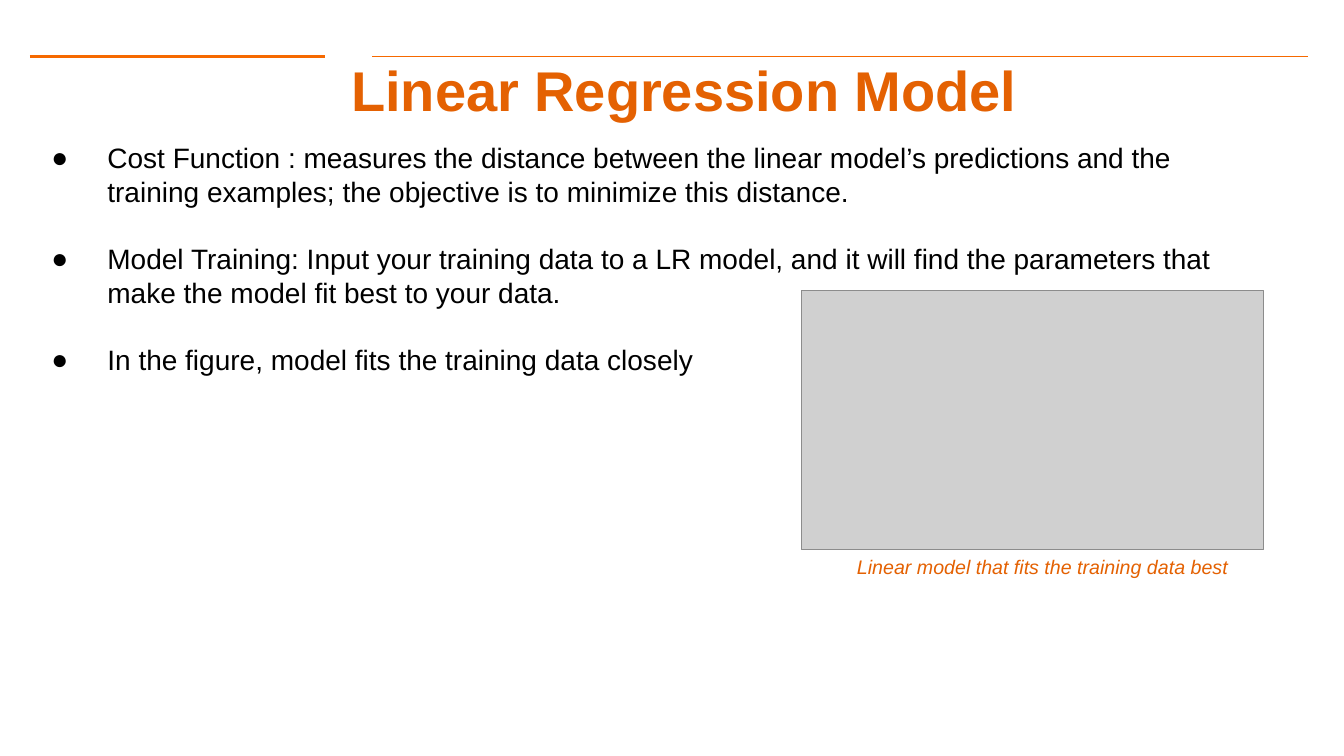
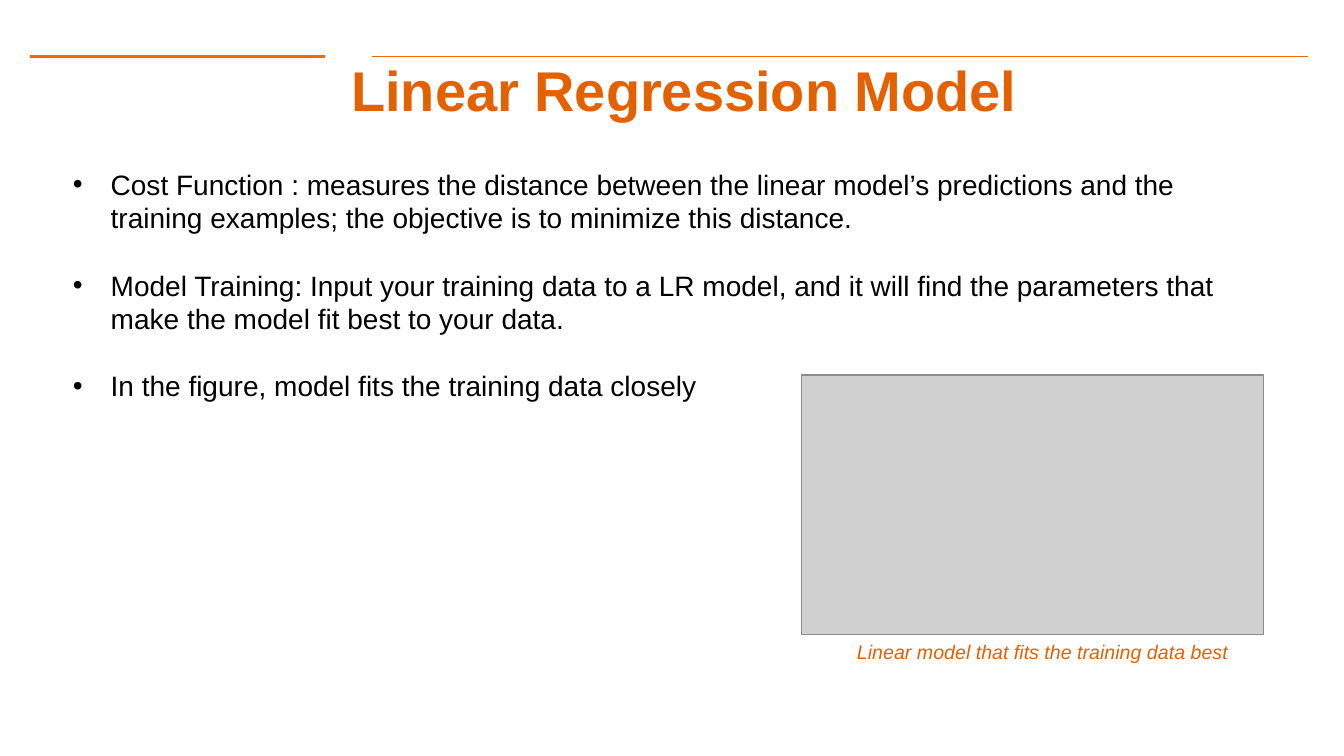
Before and after one commit to gk5951/RIT-DSCI-633-FDS, a slide deck: slide 30 of Syllabus/Lecture02/Lec02.pptx (slide 29 before the commit). Drawn at 1344x756 pixels with LibreOffice and Linux fonts; fonts in the diff are those of the drawing; grey boxes stand for pictures; background and template pictures are left out. Boxes give left, top, right and bottom in pixels: in the first picture for what was removed or moved away, otherwise in the second. Text is boxed around its words. In the diff, an @@ line names an element or a change of style, - is before the commit and + after.

```diff
--- a/Syllabus/Lecture02/Lec02.pptx
+++ b/Syllabus/Lecture02/Lec02.pptx
@@ text "Cost Function : measures the ...": place and size @@
-text "Cost Function : measures the ..." at box(107, 147, 1210, 375)
+text "Cost Function : measures the ..." at box(111, 174, 1213, 402)
@@ text "Cost Function : measures the ..." at box(111, 174, 1213, 402): bullet ● to • @@
@@ picture: place and size @@
-picture at box(802, 290, 1264, 551)
+picture at box(802, 375, 1264, 635)
@@ text "Linear model that fits the ...": place and size @@
-text "Linear model that fits the ..." at box(857, 559, 1228, 578)
+text "Linear model that fits the ..." at box(857, 644, 1228, 663)
```
Also in this commit, not shown: 8 other slides changed, 2 slides added, 2 slides removed, 4 other files.
